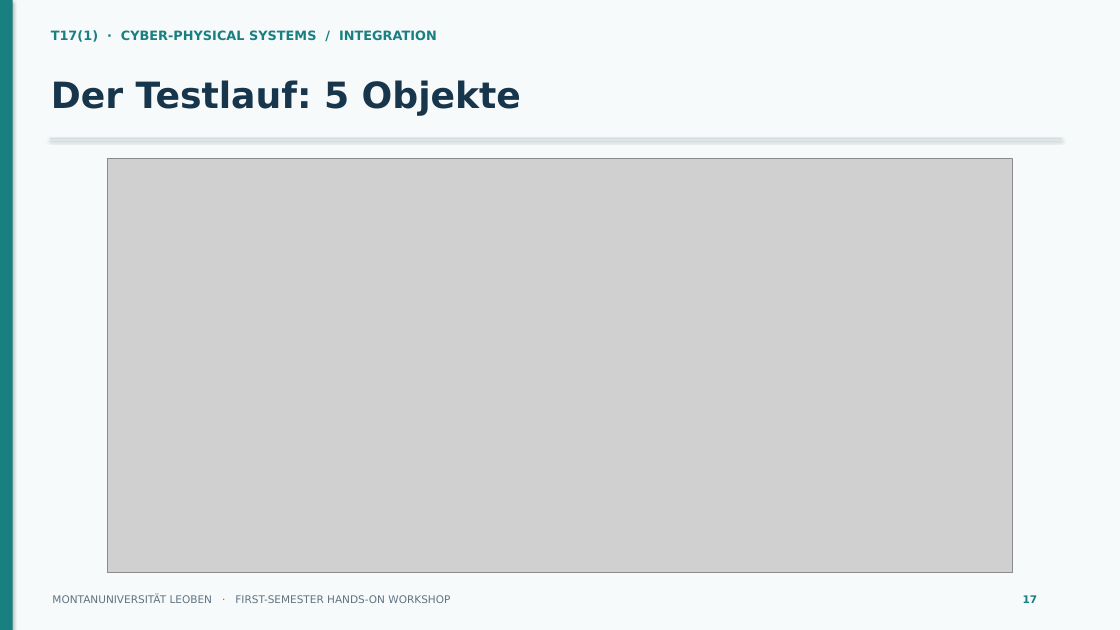
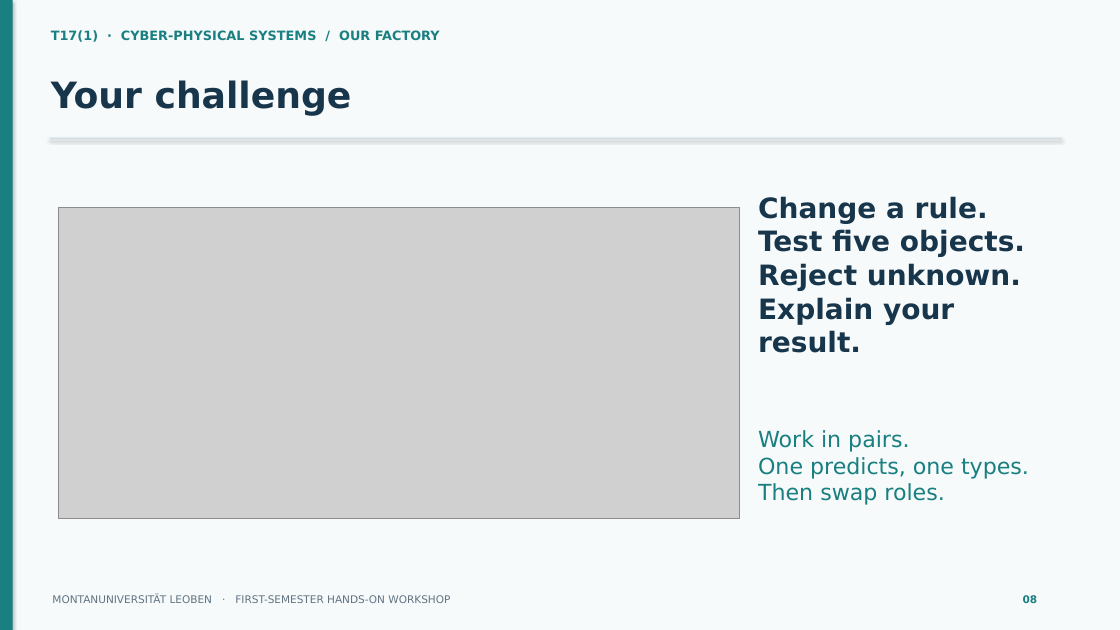
Before and after one commit to mul-cps/teaching-exciting-science-2026, a slide deck: slide 8 of docs/workshop-slides.pptx (slide 17 before the commit). Drawn at 1120x630 pixels with LibreOffice and Linux fonts; fonts in the diff are those of the drawing; grey boxes stand for pictures. Boxes give left, top, right and bottom in pixels: in the first picture for what was removed or moved away, otherwise in the second. Text is boxed around its words. In the diff, an @@ line names an element or a change of style, - is before the commit and + after.

```diff
--- a/docs/workshop-slides.pptx
+++ b/docs/workshop-slides.pptx
@@ text at (51, 30, 440, 42): text changed @@
-T17(1) · CYBER-PHYSICAL SYSTEMS / INTEGRATION
+T17(1) · CYBER-PHYSICAL SYSTEMS / OUR FACTORY
@@ text at (51, 80, 352, 115): text changed @@
-Der Testlauf: 5 Objekte
+Your challenge
@@ picture: place and size @@
-picture at (108, 159, 1012, 572)
+picture at (59, 208, 739, 518)
@@ text added at (758, 196, 1025, 353), 24 pt, text #17354B, bold @@
+Change a rule.
+Test five objects.
+Reject unknown.
+Explain your result.
@@ text added at (758, 430, 1029, 505), 19 pt, text #197F80 @@
+Work in pairs.
+One predicts, one types.
+Then swap roles.
@@ text at (1023, 595, 1038, 606): text changed @@
-17
+08
```
Also in this commit, not shown: 7 other slides changed, 12 slides removed, 17 other files.
